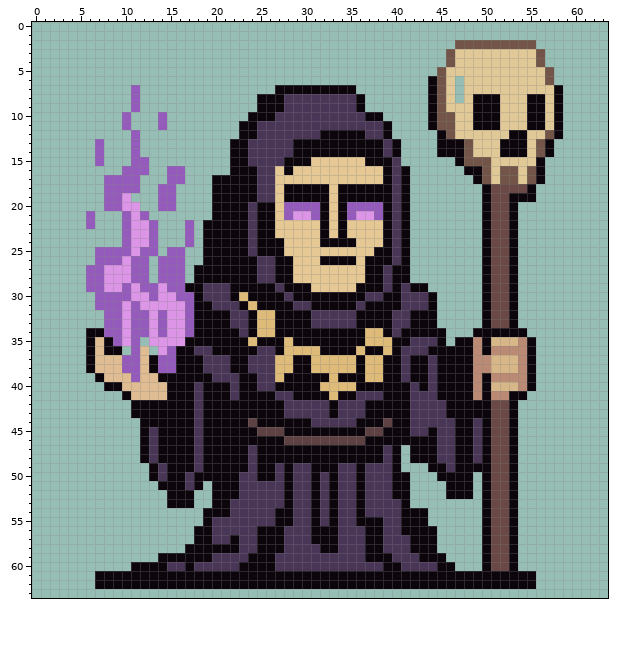
Two states of a pixel-art sprite, src/assets/sprites/main_warlock.png. The picture above is the old version.
The file is 64x64 pixels. Colours within 5 levels of each other are drawn and written as one.
New version:
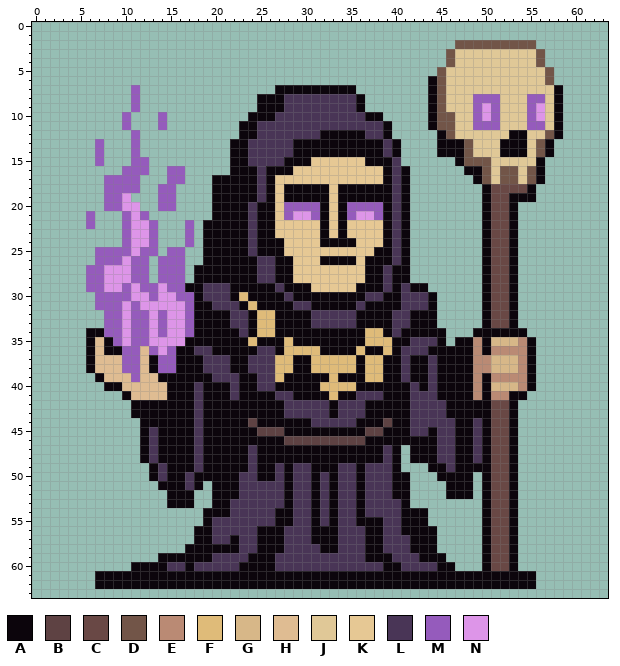
Palette (. is transparent): A #0c050c  B #5e4243  C #694845  D #725548  E #ba8a74  F #dfbb79  G #d7b788  H #dfbc92  J #e0c897  K #e6c894  L #493556  M #955bbc  N #dd95e8
The edit:
{"y":6,"x":47,"old":".","new":"J"}
{"y":7,"x":47,"old":".","new":"J"}
{"y":8,"x":47,"old":".","new":"J"}
{"y":8,"x":49,"old":"AAA","new":"MMM"}
{"y":8,"x":55,"old":"AA","new":"MM"}
{"y":9,"x":49,"old":"AAA","new":"MNM"}
{"y":9,"x":55,"old":"AA","new":"MN"}
{"y":10,"x":49,"old":"AAA","new":"MNM"}
{"y":10,"x":55,"old":"AA","new":"MN"}
{"y":11,"x":49,"old":"AAA","new":"MMM"}
{"y":11,"x":55,"old":"AA","new":"MM"}
{"y":16,"x":26,"old":"LK","new":"AA"}
{"y":17,"x":26,"old":"L","new":"A"}
{"y":18,"x":26,"old":"L","new":"A"}
{"y":19,"x":26,"old":"L","new":"A"}
{"y":35,"x":12,"old":".","new":"M"}
{"y":36,"x":10,"old":".","new":"M"}
{"y":36,"x":13,"old":".","new":"M"}
